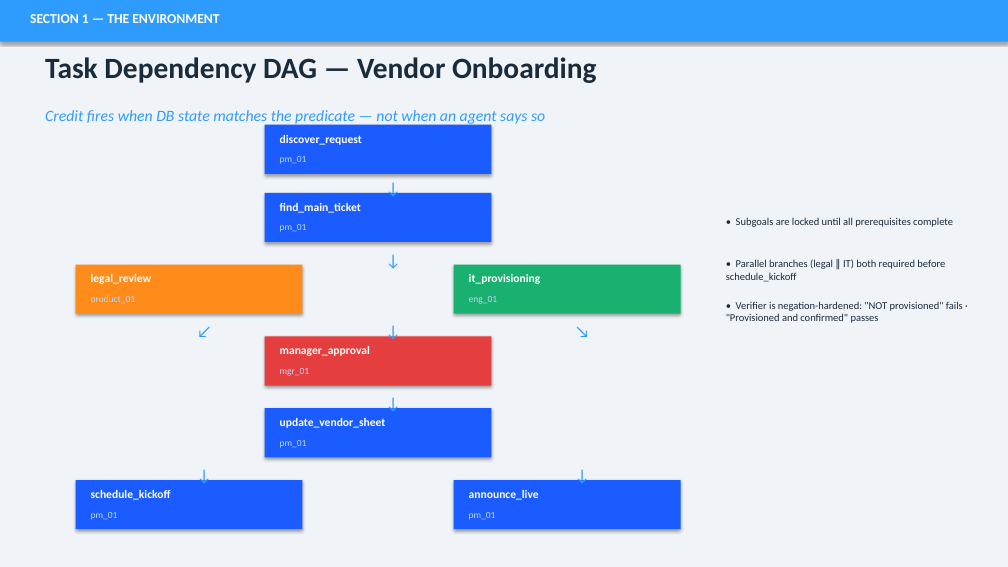
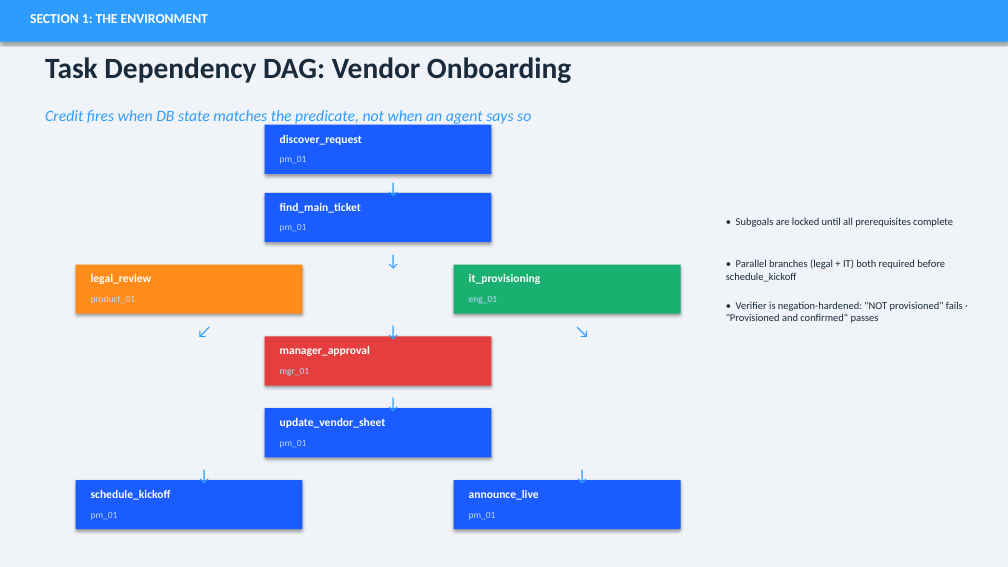
Before and after one commit to Gourang5/enterprise-marl-benchmark, a slide deck: slide 7 of deliverables/enterprise_marl_benchmark.pptx. Drawn at 1008x567 pixels with LibreOffice and Linux fonts; fonts in the diff are those of the drawing. Boxes give left, top, right and bottom in pixels: in the first picture for what was removed or moved away, otherwise in the second. Text is boxed around its words. In the diff, an @@ line names an element or a change of style, - is before the commit and + after.

```diff
--- a/deliverables/enterprise_marl_benchmark.pptx
+++ b/deliverables/enterprise_marl_benchmark.pptx
@@ text at (30, 14, 208, 23): text changed @@
-SECTION 1 — THE ENVIRONMENT
+SECTION 1: THE ENVIRONMENT
@@ text at (45, 57, 571, 83): text changed @@
-Task Dependency DAG — Vendor Onboarding
+Task Dependency DAG: Vendor Onboarding
@@ text at (45, 110, 531, 126): text changed @@
-Credit fires when DB state matches the predicate — not when an agent says so
+Credit fires when DB state matches the predicate, not when an agent says so
@@ text at (726, 259, 945, 282): text changed @@
-• Parallel branches (legal ∥ IT) both required before schedule_kickoff
+• Parallel branches (legal + IT) both required before schedule_kickoff
```
Also in this commit, not shown: 18 other slides changed, 1 other file.
